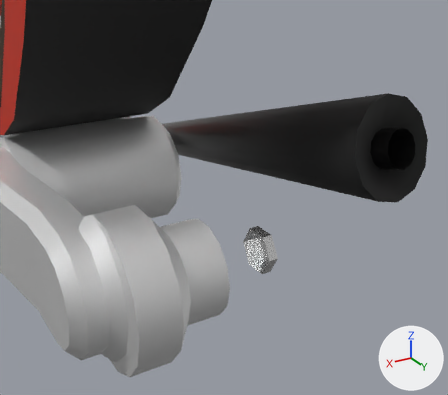
The glTF model data/vehicle/motorbike/motorbike.gltf as it was, and as the next commit left it.
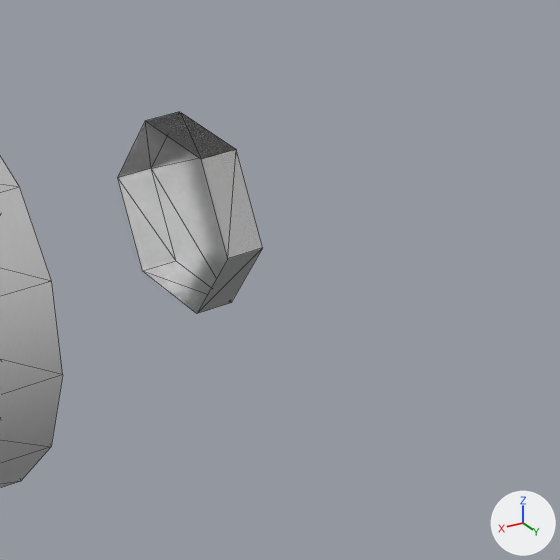
The first picture shows the older version from a 50 mm lens placed at (0.339, 1.193, 0.723), pointed at (-0.094, 0.471, 0.363). The close-ups show both versions on the part from 48% to 78% of the width and 50% to 84% of the height of that picture. Lighting does not change. The marker at lower right points along +X, +Y and +Z. The close-ups show mesh edges as thin lines. Where no turn or scale is listed for an object, it has been applied to the vertices.

The scene before the commit, as lines of its bpy script (objects in view):
```python
me_cylinder_003 = bpy.data.meshes.new('Cylinder.003')
me_cylinder_003.from_pydata(...)  # 12 vertices, 16 faces; spans x -0.0146..0.0, y -0.035..0.035, z -0.0303..0.0303
me_cylinder_003.materials.append(mat_chrome)  # white #ececec
me_cylinder_005 = bpy.data.meshes.new('Cylinder.005')
me_cylinder_005.from_pydata(...)  # 126 vertices, 248 faces; spans x -0.029..0.204, y -0.087..0.516, z -0.105..0.105
me_cylinder_005.materials.append(mat_engine)
ob_nut_003 = bpy.data.objects.new('nut.003', me_cylinder_003)
ob_nut_003.location = (-0.1166, 0.5247, 0.2915)
ob_rocker_rear = bpy.data.objects.new('rocker.rear', me_cylinder_005)
ob_rocker_rear.location = (0.0, 0.1166, 0.2915)
```
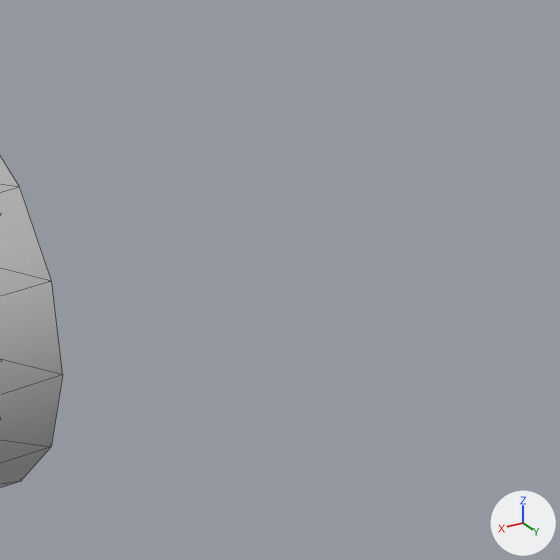
Location of each change, [x1, y1, x2, y2] in pixels of the close-ups (560 x 560 px):
'nut.003', deleted: before [118, 112, 263, 313]

Edits to the bpy script that builds the scene:
```text
Remove ob_nut_003:
    ob_nut_003 = bpy.data.objects.new('nut.003', me_cylinder_003)
    ob_nut_003.location = (-0.1166, 0.5247, 0.2915)
```
